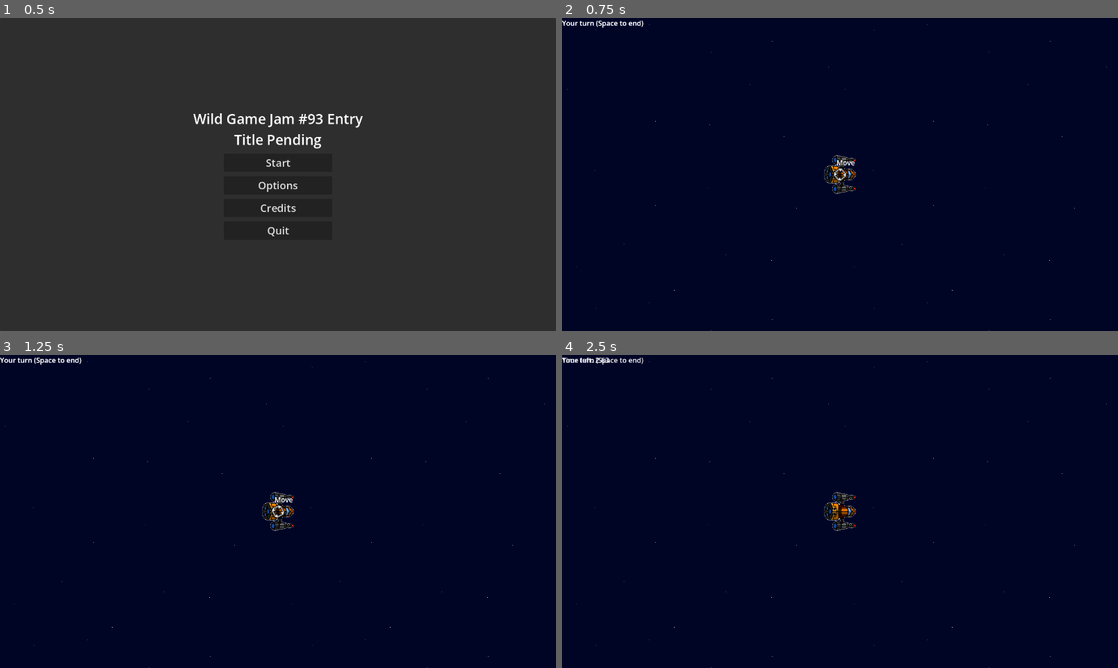
Above: before the commit, frames 1-4 (two rows, left to right).
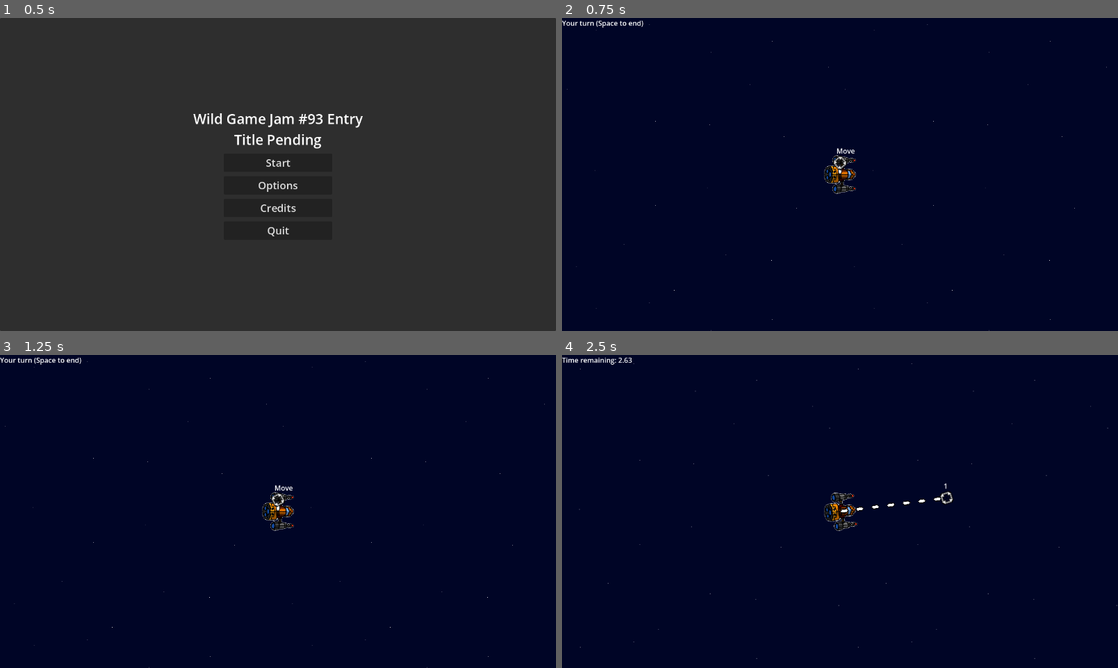
Above: after the commit, the same moments.

Repository: Sadathy/Wild-Jam-93
Game: Godot game, scene res://Scenes/main.tscn
The game is run twice, just before and just after one commit, with the same random seed, the same clock (stepped at 60 frames per second) and the same inputs.
Inputs (mouse positions are in pixels of both pictures, inside the frame that each line leads up to):
- Up to frame 1 (0.5 s): no input
- Up to frame 2 (0.75 s): click "Start" at 0.5 s
- Up to frame 3 (1.25 s): no input
- Up to frame 4 (2.5 s): move the mouse to (962, 495) at 1.27 s; click (962, 495) at 1.35 s; tap Enter at 2 s; move the mouse to (728, 527) at 2.02 s; tap Space (next_turn) at 2.1 s; click (728, 527) at 2.3 s

Frame 1 is identical in both runs. In frame 2, 0.2% of the frame differs, in the area x 0-53%, y 0-53%; in frame 3, 0.2%; in frame 4, 0.7%, in the area x 0-100%, y 0-100%.

Commit message:
Interface changes + some fixes
Moved the in-level UI to the player_ship scene instead, seems more appropriate.
Also fixed some annoying stuff on level start like having to run one turn to get fuel

Diff:
--- a/wild-jam-93-project/Scenes/level.tscn
+++ b/wild-jam-93-project/Scenes/level.tscn
@@ -5,14 +5,6 @@
 
 [node name="Level" type="Node2D" unique_id=849871524]
 script = ExtResource("1_tumq0")
-
-[node name="CanvasLayer" type="CanvasLayer" parent="." unique_id=2048593911]
-
-[node name="LabelTurn" type="Label" parent="CanvasLayer" unique_id=184089025]
-unique_name_in_owner = true
-offset_right = 188.0
-offset_bottom = 23.0
-text = "Your turn (Space to end)"
 
 [node name="Background" type="TextureRect" parent="." unique_id=901723982]
 unique_name_in_owner = true
--- /dev/null
+++ b/wild-jam-93-project/Scenes/player_label_turn.gd
@@ -0,0 +1,16 @@
+extends Label
+
+const DEFAULT_TURN_TEXT = "Your turn, press space to end"
+
+# Called when the node enters the scene tree for the first time.
+func _ready() -> void:
+	Global.turn_ended.connect(on_turn_end)
+
+
+# Called every frame. 'delta' is the elapsed time since the previous frame.
+func _process(delta: float) -> void:
+	if Global.player_turn == false:
+		text = "Time remaining: " + str(Global.turn_timer).pad_decimals(2)
+
+func on_turn_end() -> void:
+	text = "It's your turn, plot some actions then press space to end your turn."
--- a/wild-jam-93-project/Scenes/player_ship.tscn
+++ b/wild-jam-93-project/Scenes/player_ship.tscn
@@ -2,6 +2,7 @@
 
 [ext_resource type="Script" uid="uid://drdamynud5vaq" path="res://Scripts/Player/player_ship.gd" id="1_6s7s7"]
 [ext_resource type="Texture2D" uid="uid://de1jnlbbxb7bq" path="res://Assets/Textures/PlayerShip/ship-base.png" id="2_6s7s7"]
+[ext_resource type="Script" uid="uid://cn6h1ypou01fm" path="res://Scenes/player_label_turn.gd" id="3_0gljw"]
 [ext_resource type="Script" uid="uid://cum8838bcm0oy" path="res://Scripts/Player/player-sprite-lighting.gd" id="3_n4oq7"]
 [ext_resource type="Texture2D" uid="uid://c4xha33abt23d" path="res://Assets/Textures/PlayerShip/lit-from-back.png" id="4_0gljw"]
 [ext_resource type="Texture2D" uid="uid://cvi2lqa1cl4ee" path="res://Assets/Textures/PlayerShip/lit-from-front.png" id="5_xljp0"]
@@ -36,6 +37,7 @@
 offset_right = 188.0
 offset_bottom = 23.0
 text = "Your turn (Space to end)"
+script = ExtResource("3_0gljw")
 
 [node name="Shadows" type="Node2D" parent="." unique_id=1977834336]
 script = ExtResource("3_n4oq7")
--- a/wild-jam-93-project/Scripts/Player/player_ship.gd
+++ b/wild-jam-93-project/Scripts/Player/player_ship.gd
@@ -19,6 +19,7 @@
 
 func _ready() -> void:
 	camera.make_current()
+	fuel = speed * Global.DEFAULT_TURN_DURATION
 	Global.turn_ended.connect(on_turn_end)
 	Global.turn_started.connect(on_turn_start)
 
--- a/wild-jam-93-project/Scripts/level.gd
+++ b/wild-jam-93-project/Scripts/level.gd
@@ -3,10 +3,9 @@
 @export var level_size = 1500
 
 @onready var background: TextureRect = %Background
-@onready var label_turn: Label = %LabelTurn
 
 const SHIP = preload("res://Scenes/player_ship.tscn")
-const DEFAULT_TURN_TEXT = "Your turn, press space to end"
+
 
 var player_ship: Node2D = null
 
@@ -15,13 +14,4 @@
 	player_ship.position = Vector2.ZERO
 	add_sibling(player_ship)
 
-	Global.turn_started.connect(see_turn_started)
-
 	background.custom_minimum_size = Vector2(level_size * 2, level_size * 2)
-
-func _process(_delta: float) -> void:
-	if Global.player_turn == false:
-		label_turn.text = "Time left: " + str(Global.turn_timer).pad_decimals(2)
-
-func see_turn_started() -> void:
-	label_turn.text = DEFAULT_TURN_TEXT
Not shown, added: wild-jam-93-project/Scenes/player_label_turn.gd.uid
